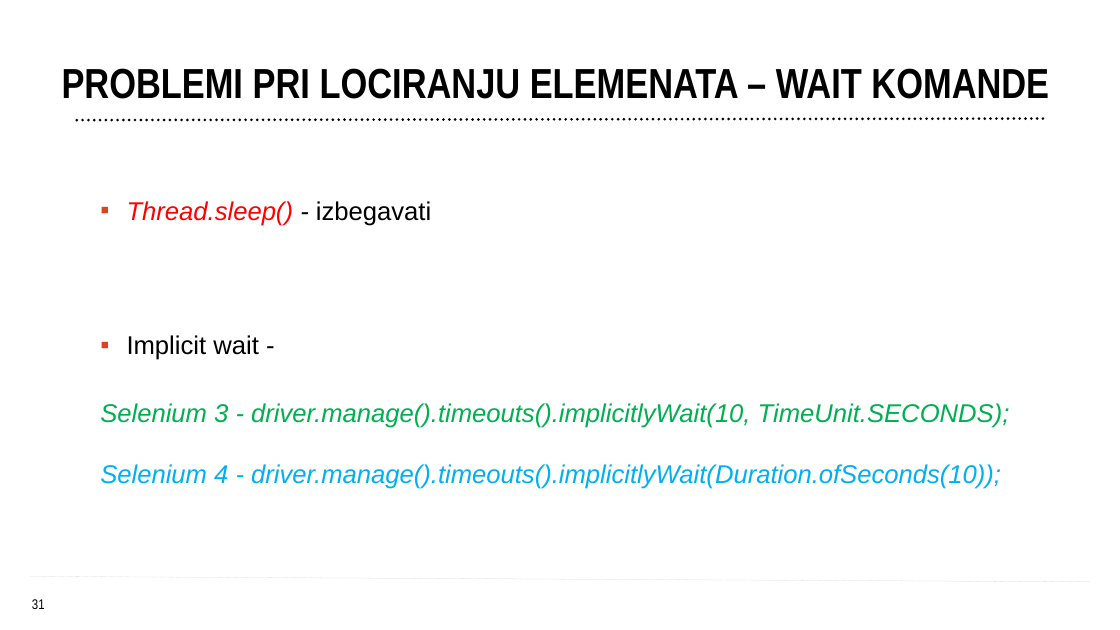
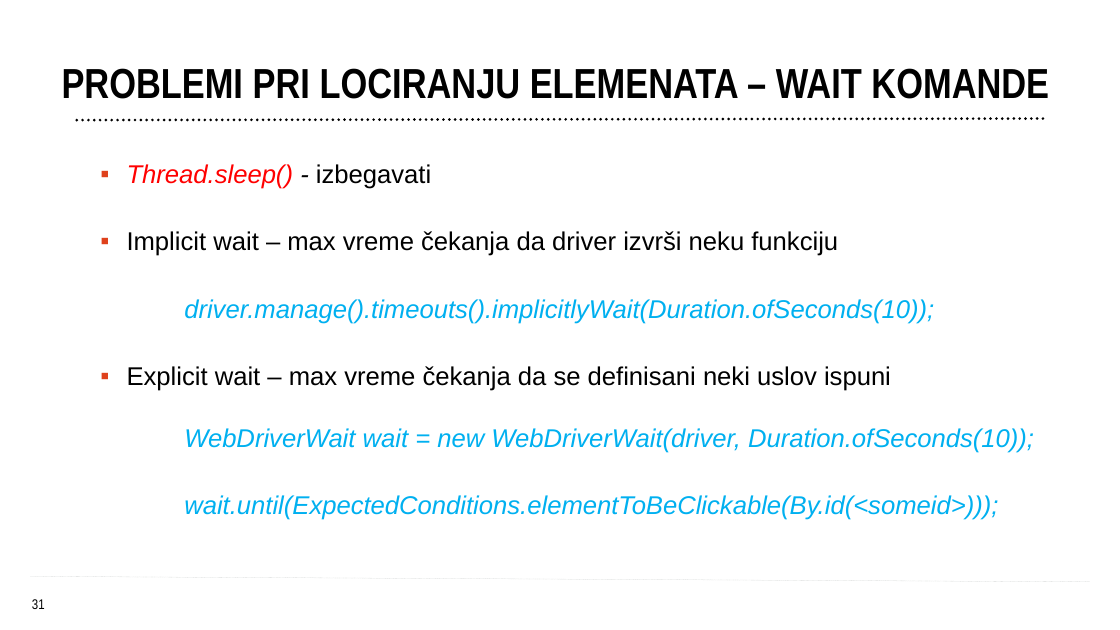
Before and after one commit to endava-training-materials/domaci_zadatak, a slide deck: slide 31 of prezentacije/TA i Selenium osnove - class 1.pptx. Drawn at 1120x630 pixels with LibreOffice and Linux fonts; fonts in the diff are those of the drawing; background and template pictures are left out. Boxes give left, top, right and bottom in pixels: in the first picture for what was removed or moved away, otherwise in the second. Text is boxed around its words. In the diff, an @@ line names an element or a change of style, - is before the commit and + after.

```diff
--- a/prezentacije/TA i Selenium osnove - class 1.pptx
+++ b/prezentacije/TA i Selenium osnove - class 1.pptx
@@ text at <box>127,231,1034,520</box>: text changed @@
-  ▪ Implicit wait -
-  Selenium 3 - driver.manage().timeouts().implicitlyWait(10, TimeUnit.SECONDS);
-  Selenium 4 - driver.manage().timeouts().implicitlyWait(Duration.ofSeconds(10));
+  ▪ Implicit wait – max vreme čekanja da driver izvrši neku funkciju
+  driver.manage().timeouts().implicitlyWait(Duration.ofSeconds(10));
+  ▪ Explicit wait – max vreme čekanja da se definisani neki uslov ispuni
+    WebDriverWait wait = new WebDriverWait(driver, Duration.ofSeconds(10));
+  wait.until(ExpectedConditions.elementToBeClickable(By.id(<someid>)));
```
Also in this commit, not shown: 5 other slides changed, 3 slides removed, 14 other files.
